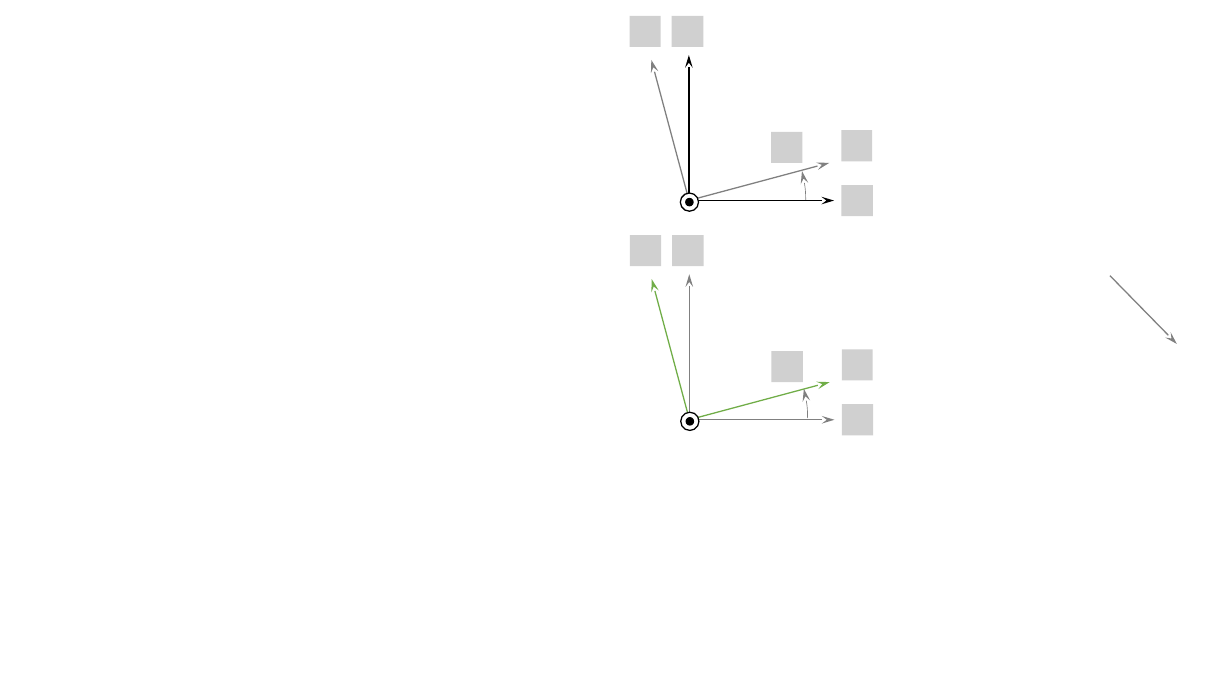
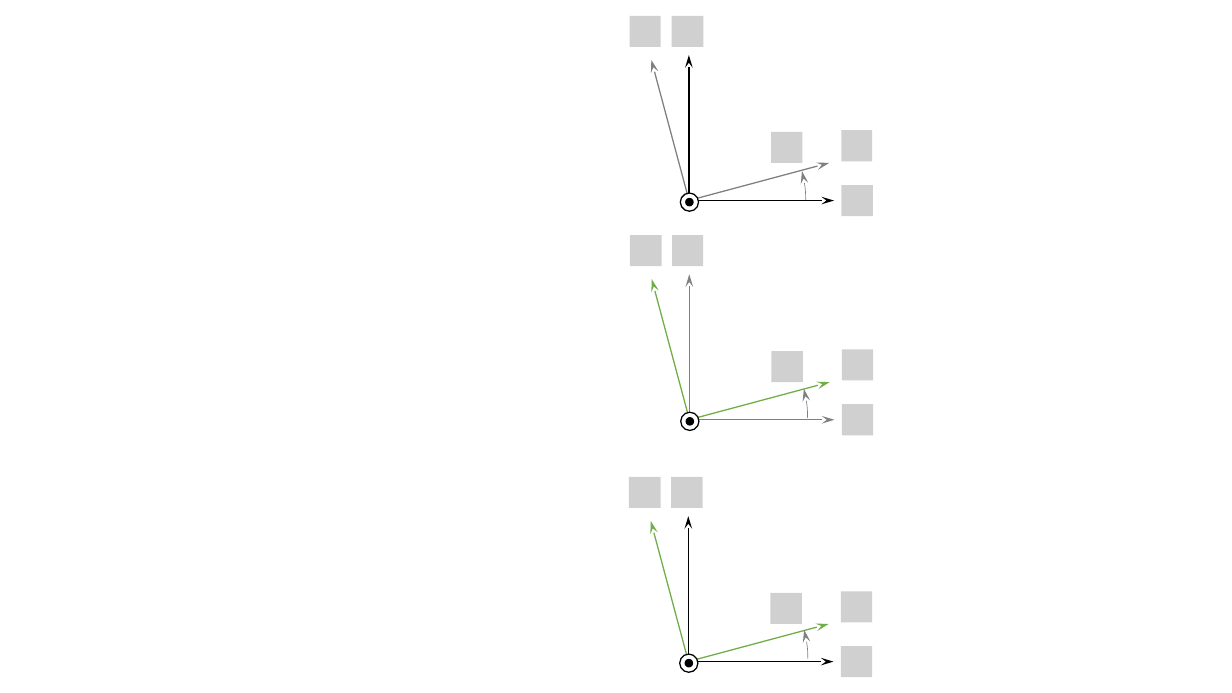
Before and after one commit to xpessoles/PSI_Dev, a slide deck: slide 5 of TP_Geometrie_RobotDelta2D/Figures.pptx. Drawn at 1232x693 pixels with LibreOffice and Linux fonts; fonts in the diff are those of the drawing; grey boxes stand for pictures; background and template pictures are left out. Boxes give left, top, right and bottom in pixels: in the first picture for what was removed or moved away, otherwise in the second. Text is boxed around its words. In the diff, an @@ line names an element or a change of style, - is before the commit and + after.

```diff
--- a/TP_Geometrie_RobotDelta2D/Figures.pptx
+++ b/TP_Geometrie_RobotDelta2D/Figures.pptx
@@ arrow removed from (1110, 275) to (1177, 344) @@
@@ arc (boxed as its full ellipse) added at [571,542,808,693], outline #808080 0.5 pt @@
@@ group added at [629,477,872,677]: 5 pictures, 4 arrows, 2 ellipses @@
```
Also in this commit, not shown: 1 other file.
